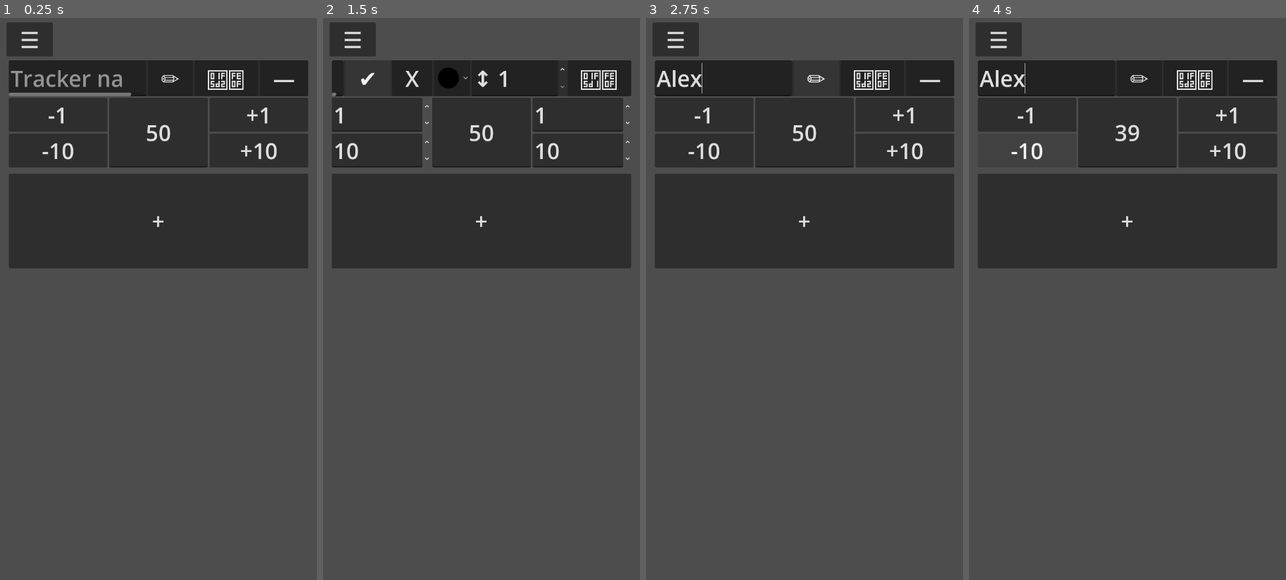
Above: before the commit, frames 1-4 (left to right).
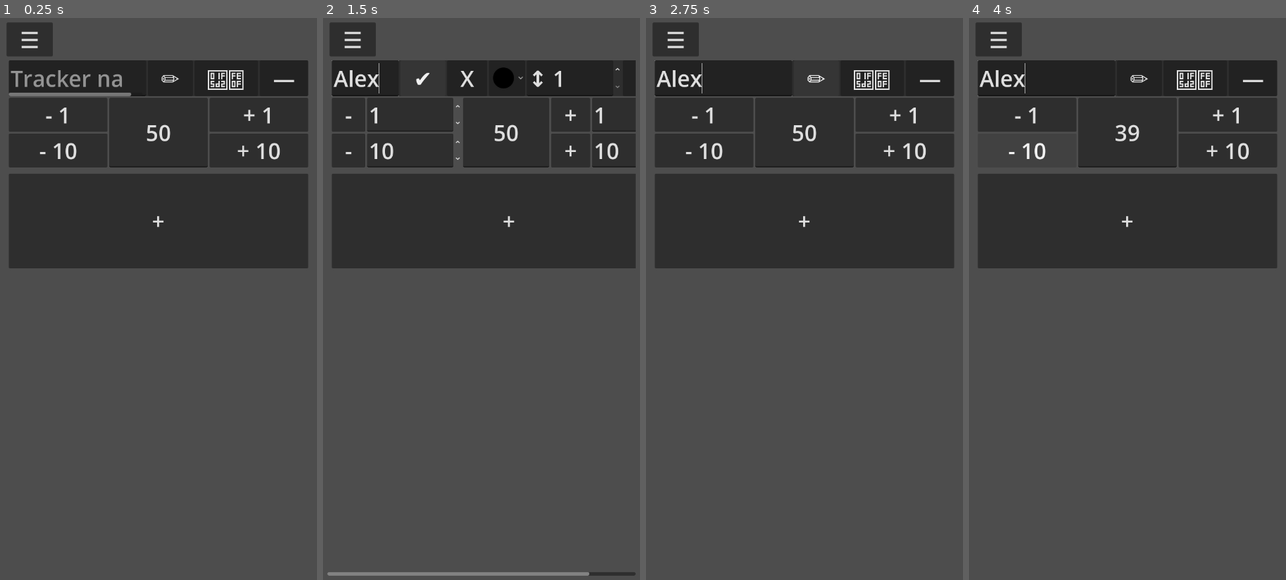
Above: after the commit, the same moments.

Repository: 4Robato/track-your-counters
Game: Godot game, scene res://UI/main.tscn
The game is run twice, just before and just after one commit, with the same random seed, the same clock (stepped at 60 frames per second) and the same inputs. The engine's default icon, where the game draws it, is replaced by a stand-in: a white triangle on a blue panel in a dark square.
Inputs (mouse positions are in pixels of both pictures, inside the frame that each line leads up to):
- Up to frame 1 (0.25 s): no input
- Up to frame 2 (1.5 s): click (399, 79) at 0.52 s; type "Alex" at 0.6 s; click "✏️" at 1.25 s
- Up to frame 3 (2.75 s): click "✔️" at 2 s
- Up to frame 4 (4 s): click "-1" (after the commit: "- 1") at 2.75 s; click (1026, 152) at 3.5 s, where only the run before the commit has a clickable "-10"

The runs differ from the first frame. In frame 1, 0.5% of the frame differs, in the area x 12-89%, y 15-26%; in frame 2, 4.4%, in the area x 1-99%, y 7-100%; in frame 3, 0.5%; in frame 4, 0.5%.

Commit message:
You can change + and - signs

Diff:
--- a/UI/color_circle.tscn
+++ /dev/null
@@ -1,25 +0,0 @@
-[gd_scene load_steps=2 format=3 uid="uid://boowltvwv440p"]
-
-[sub_resource type="StyleBoxFlat" id="StyleBoxFlat_ux681"]
-
-[node name="Color" type="TextureRect"]
-modulate = Color(1, 0, 0, 1)
-custom_minimum_size = Vector2(5, 5)
-anchors_preset = 15
-anchor_right = 1.0
-anchor_bottom = 1.0
-offset_right = -220.0
-offset_bottom = -780.0
-grow_horizontal = 2
-grow_vertical = 2
-size_flags_horizontal = 3
-size_flags_vertical = 3
-
-[node name="Panel" type="Panel" parent="."]
-layout_mode = 1
-anchors_preset = 15
-anchor_right = 1.0
-anchor_bottom = 1.0
-grow_horizontal = 2
-grow_vertical = 2
-theme_override_styles/panel = SubResource("StyleBoxFlat_ux681")
--- /dev/null
+++ b/UI/modifier_button.gd
@@ -0,0 +1,40 @@
+class_name ButtonModifier
+extends Button
+
+
+@export var value : int :
+	get:
+		return value
+	set(val):
+		value = val
+		_change_text()
+
+@export var type : BUTTON_TYPE :
+	get:
+		return type
+	set(val):
+		type = val
+		_ready()
+
+# used when editing so if you cancel it doesn't populate the true value
+var type_edit : BUTTON_TYPE
+
+enum BUTTON_TYPE {
+	PLUS,
+	MINUS
+}
+
+func _ready() -> void:
+	_change_text()
+	#to aboid initialization issues:
+	type_edit = type
+
+func _change_text():
+	match type:
+		BUTTON_TYPE.PLUS:
+			text = "+ "
+		BUTTON_TYPE.MINUS:
+			text = "- "
+		_:
+			text = "+ "
+	text += str(value)
--- /dev/null
+++ b/UI/modifier_button.tscn
@@ -0,0 +1,12 @@
+[gd_scene load_steps=3 format=3 uid="uid://e2x30fu47nye"]
+
+[ext_resource type="Theme" uid="uid://cbwkyl6gws1s2" path="res://themes/text.tres" id="1_4j2b0"]
+[ext_resource type="Script" uid="uid://dg5lkhblv7ces" path="res://UI/modifier_button.gd" id="2_mwfwo"]
+
+[node name="ButtonModifier" type="Button"]
+size_flags_vertical = 3
+focus_mode = 0
+mouse_filter = 1
+theme = ExtResource("1_4j2b0")
+text = "-/+ num"
+script = ExtResource("2_mwfwo")
--- a/UI/tracker.gd
+++ b/UI/tracker.gd
@@ -4,10 +4,10 @@
 @onready var panel_container: PanelContainer = $VBoxContainer/PanelContainer
 @onready var tracker_name: TextEdit = $VBoxContainer/PanelContainer/HBoxContainer/TrackerName
 
-@onready var minus_10: Button = $VBoxContainer/HBoxContainer/minus/minus10
-@onready var minus_1: Button = $VBoxContainer/HBoxContainer/minus/minus1
-@onready var plus_10: Button = $VBoxContainer/HBoxContainer/plus/plus10
-@onready var plus_1: Button = $VBoxContainer/HBoxContainer/plus/plus1
+@onready var minus_1: ButtonModifier = $VBoxContainer/HBoxContainer/minus/minus1
+@onready var minus_2: ButtonModifier = $VBoxContainer/HBoxContainer/minus/minus2
+@onready var plus_1: ButtonModifier = $VBoxContainer/HBoxContainer/plus/plus1
+@onready var plus_2: ButtonModifier = $VBoxContainer/HBoxContainer/plus/plus2
 
 @onready var edit: Button = $VBoxContainer/PanelContainer/HBoxContainer/Edit
 @onready var location: SpinBox = $VBoxContainer/PanelContainer/HBoxContainer/Location
@@ -18,10 +18,20 @@
 @onready var h_box_container: HBoxContainer = $VBoxContainer/HBoxContainer
 @onready var tracker_value: LineEdit = $VBoxContainer/HBoxContainer/TrackerValue
 
-@onready var line_editm_1: SpinBox = $VBoxContainer/HBoxContainer/minus/LineEditm1
-@onready var line_editm_2: SpinBox = $VBoxContainer/HBoxContainer/minus/LineEditm2
-@onready var line_editp_1: SpinBox = $VBoxContainer/HBoxContainer/plus/LineEditp1
-@onready var line_editp_2: SpinBox = $VBoxContainer/HBoxContainer/plus/LineEditp2
+@onready var h_box_line_editm_1: HBoxContainer = $VBoxContainer/HBoxContainer/minus/HBoxLineEditm1
+@onready var h_box_line_editm_2: HBoxContainer = $VBoxContainer/HBoxContainer/minus/HBoxLineEditm2
+@onready var h_box_line_editp_1: HBoxContainer = $VBoxContainer/HBoxContainer/plus/HBoxLineEditp1
+@onready var h_box_line_editp_2: HBoxContainer = $VBoxContainer/HBoxContainer/plus/HBoxLineEditp2
+
+@onready var button_line_editm_1: Button = $VBoxContainer/HBoxContainer/minus/HBoxLineEditm1/ButtonLineEditm1
+@onready var button_line_editm_2: Button = $VBoxContainer/HBoxContainer/minus/HBoxLineEditm2/ButtonLineEditm2
+@onready var button_line_editp_1: Button = $VBoxContainer/HBoxContainer/plus/HBoxLineEditp1/ButtonLineEditp1
+@onready var button_line_editp_2: Button = $VBoxContainer/HBoxContainer/plus/HBoxLineEditp2/ButtonLineEditp2
+
+@onready var line_editm_1: SpinBox = $VBoxContainer/HBoxContainer/minus/HBoxLineEditm1/LineEditm1
+@onready var line_editm_2: SpinBox = $VBoxContainer/HBoxContainer/minus/HBoxLineEditm2/LineEditm2
+@onready var line_editp_1: SpinBox = $VBoxContainer/HBoxContainer/plus/HBoxLineEditp1/LineEditp1
+@onready var line_editp_2: SpinBox = $VBoxContainer/HBoxContainer/plus/HBoxLineEditp2/LineEditp2
 
 @onready var color_button: OptionButton = $VBoxContainer/PanelContainer/HBoxContainer/ColorButton
 @onready var notes_button: Button = $VBoxContainer/PanelContainer/HBoxContainer/NotesButton
@@ -45,39 +55,45 @@
 var color_selected : int = 0
 
 func _ready() -> void:
-	_buttons_names()
-
-	line_editm_1.value = minus_low
-	line_editm_2.value = minus_high
-	line_editp_1.value = plus_low
-	line_editp_2.value = plus_high
+	#_buttons_names()
+
+	line_editm_1.value = minus_1.value
+	line_editm_2.value = minus_2.value
+	line_editp_1.value = plus_1.value
+	line_editp_2.value = plus_2.value
 
 	color_button.select(0)
-
-func _buttons_names():
-	minus_1.text = "-"+str(minus_low)
-	minus_10.text = "-"+str(minus_high)
-	plus_1.text = "+"+str(plus_low)
-	plus_10.text = "+"+str(plus_high)
 
 func _on_minus_1_pressed() -> void:
 	var tracker_value_int : int = int(tracker_value.text)
-	tracker_value_int -= minus_low
+	if minus_1.type == minus_1.BUTTON_TYPE.MINUS:
+		tracker_value_int -= minus_1.value
+	else:
+		tracker_value_int += minus_1.value
 	tracker_value.text = str(tracker_value_int)
 
-func _on_minus_10_pressed() -> void:
+func _on_minus_2_pressed() -> void:
 	var tracker_value_int : int = int(tracker_value.text)
-	tracker_value_int -= minus_high
+	if minus_2.type == minus_2.BUTTON_TYPE.MINUS:
+		tracker_value_int -= minus_2.value
+	else:
+		tracker_value_int += minus_2.value
 	tracker_value.text = str(tracker_value_int)
 
 func _on_plus_1_pressed() -> void:
 	var tracker_value_int : int = int(tracker_value.text)
-	tracker_value_int += plus_low
+	if plus_1.type == plus_1.BUTTON_TYPE.MINUS:
+		tracker_value_int -= plus_1.value
+	else:
+		tracker_value_int += plus_1.value
 	tracker_value.text = str(tracker_value_int)
 
-func _on_plus_10_pressed() -> void:
+func _on_plus_2_pressed() -> void:
 	var tracker_value_int : int = int(tracker_value.text)
-	tracker_value_int += plus_high
+	if plus_2.type == plus_2.BUTTON_TYPE.MINUS:
+		tracker_value_int -= plus_2.value
+	else:
+		tracker_value_int += plus_2.value
 	tracker_value.text = str(tracker_value_int)
 
 func _on_close_pressed() -> void:
@@ -129,16 +145,17 @@
 
 	notes_button.visible = !notes_button.visible
 
-	line_editm_1.visible = !line_editm_1.visible
-	line_editm_2.visible = !line_editm_2.visible
-	line_editp_1.visible = !line_editp_1.visible
-	line_editp_2.visible = !line_editp_2.visible
-
+	h_box_line_editm_1.visible = !h_box_line_editm_1.visible
+	h_box_line_editm_2.visible = !h_box_line_editm_2.visible
+	h_box_line_editp_1.visible = !h_box_line_editp_1.visible
+	h_box_line_editp_2.visible = !h_box_line_editp_2.visible
+
+	minus_1.visible = !minus_1.visible
+	minus_2.visible = !minus_2.visible
 	plus_1.visible = !plus_1.visible
-	plus_10.visible = !plus_10.visible
-	minus_1.visible = !minus_1.visible
-	minus_10.visible = !minus_10.visible
-
+	plus_2.visible = !plus_2.visible
+
+# Edit Button
 func _on_edit_pressed() -> void:
 	_reverse_visible()
 
@@ -147,12 +164,16 @@
 
 	# this activates when you exit edit mode and you pressed the button
 	if !edit_mode:
-		minus_high = int(line_editm_2.value)
-		plus_low = int(line_editp_1.value)
-		minus_low = int(line_editm_1.value)
-		plus_high = int(line_editp_2.value)
-
-		_buttons_names()
+		# (when accept edit)
+		minus_1.value = int(line_editm_1.value)
+		minus_2.value = int(line_editm_2.value)
+		plus_1.value = int(line_editp_1.value)
+		plus_2.value = int(line_editp_2.value)
+
+		minus_1.type = minus_1.type_edit
+		minus_2.type = minus_2.type_edit
+		plus_1.type = plus_1.type_edit
+		plus_2.type = plus_2.type_edit
 
 		if location.value != get_index() + 1:
 			if location.value >= get_parent().get_child_count():
@@ -163,16 +184,50 @@
 		current_color = color_selected
 
 func _on_cancel_pressed() -> void:
-
 	_on_color_button_item_selected(current_color)
 	color_button.select(current_color)
 
 	_reverse_visible()
 
-	line_editm_1.value = minus_low
-	line_editm_2.value = minus_high
-	line_editp_1.value = plus_low
-	line_editp_2.value = plus_high
+	line_editm_1.value = minus_1.value
+	line_editm_2.value = minus_2.value
+	line_editp_1.value = plus_1.value
+	line_editp_2.value = plus_2.value
+
+	#minus_1.type_edit = minus_1.type
+	#minus_2.type_edit = minus_2.type
+	#plus_1.type_edit = plus_1.type
+	#plus_2.type_edit = plus_2.type
+
+	match minus_1.type:
+		minus_1.BUTTON_TYPE.PLUS:
+			button_line_editm_1.text = "  +  "
+		minus_1.BUTTON_TYPE.MINUS:
+			button_line_editm_1.text = "  -  "
+		_:
+			button_line_editm_1.text = "  +  "
+	match minus_2.type:
+		minus_2.BUTTON_TYPE.PLUS:
+			button_line_editm_2.text = "  +  "
+		minus_2.BUTTON_TYPE.MINUS:
+			button_line_editm_2.text = "  -  "
+		_:
+			button_line_editm_2.text = "  +  "
+	match plus_1.type:
+		plus_1.BUTTON_TYPE.PLUS:
+			button_line_editp_1.text = "  +  "
+		plus_1.BUTTON_TYPE.MINUS:
+			button_line_editp_1.text = "  -  "
+		_:
+			button_line_editp_1.text = "  +  "
+	match plus_2.type:
+		plus_2.BUTTON_TYPE.PLUS:
+			button_line_editp_2.text = "  +  "
+		plus_2.BUTTON_TYPE.MINUS:
+			button_line_editp_2.text = "  -  "
+		_:
+			button_line_editp_2.text = "  +  "
+
 
 func _on_color_button_item_selected(index: int) -> void:
 	var color_sel : Color
@@ -203,11 +258,12 @@
 
 	panel_container.add_theme_stylebox_override("panel", style_box)
 	minus_1.add_theme_stylebox_override("normal", style_box)
-	minus_10.add_theme_stylebox_override("normal", style_box)
+	minus_2.add_theme_stylebox_override("normal", style_box)
 	plus_1.add_theme_stylebox_override("normal", style_box)
-	plus_10.add_theme_stylebox_override("normal", style_box)
+	plus_2.add_theme_stylebox_override("normal", style_box)
 	tracker_value.add_theme_stylebox_override("normal", style_box)
 	#tracker_name.add_theme_stylebox_override("normal", style_box)
+	notes.add_theme_stylebox_override("normal", style_box)
 
 	line_editm_1.add_theme_stylebox_override("field_and_buttons_separator", style_box)
 	line_editm_2.add_theme_stylebox_override("field_and_buttons_separator", style_box)
@@ -218,11 +274,12 @@
 func update_font_size(text_size : int):
 	tracker_name.add_theme_font_size_override("font_size", text_size)
 	tracker_value.add_theme_font_size_override("font_size", text_size)
+	notes.add_theme_font_size_override("font_size", int(text_size/1.3))
 
 	minus_1.add_theme_font_size_override("font_size", text_size)
-	minus_10.add_theme_font_size_override("font_size", text_size)
+	minus_2.add_theme_font_size_override("font_size", text_size)
 	plus_1.add_theme_font_size_override("font_size", text_size)
-	plus_10.add_theme_font_size_override("font_size", text_size)
+	plus_2.add_theme_font_size_override("font_size", text_size)
 
 	# For SpinBox we target the internal LineEdit:
 	var line_edit : LineEdit = line_editm_1.get_line_edit()
@@ -249,7 +306,6 @@
 		var scaled_icon = get_scaled_icon(color_button.get_item_icon(id), text_size)
 		popup_color.set_item_icon(id, scaled_icon)
 
-
 func get_scaled_icon(icon: Texture2D, _size: int) -> Texture2D:
 	if icon == null:
 		return null
@@ -270,3 +326,51 @@
 		h_box_container.visible = false
 
 	notes_mode = !notes_mode
+
+func _on_button_line_editm_1_pressed() -> void:
+	match button_line_editm_1.text:
+		"  -  ":
+			button_line_editm_1.text = "  +  "
+			minus_1.type_edit = minus_1.BUTTON_TYPE.PLUS
+		"  +  ":
+			button_line_editm_1.text = "  -  "
+			minus_1.type_edit = minus_1.BUTTON_TYPE.MINUS
+		_:
+			button_line_editm_1.text = "  +  "
+			minus_1.type_edit = minus_1.BUTTON_TYPE.PLUS
+
+func _on_button_line_editm_2_pressed() -> void:
+	match button_line_editm_2.text:
+		"  -  ":
+			button_line_editm_2.text = "  +  "
+			minus_2.type_edit = minus_2.BUTTON_TYPE.PLUS
+		"  +  ":
+			button_line_editm_2.text = "  -  "
+			minus_2.type_edit = minus_2.BUTTON_TYPE.MINUS
+		_:
+			button_line_editm_2.text = "  +  "
+			minus_2.type_edit = minus_2.BUTTON_TYPE.PLUS
+
+func _on_button_line_editp_1_pressed() -> void:
+	match button_line_editp_1.text:
+		"  -  ":
+			button_line_editp_1.text = "  +  "
+			plus_1.type_edit = plus_1.BUTTON_TYPE.PLUS
+		"  +  ":
+			button_line_editp_1.text = "  -  "
+			plus_1.type_edit = plus_1.BUTTON_TYPE.MINUS
+		_:
+			button_line_editp_1.text = "  +  "
+			plus_1.type_edit = plus_1.BUTTON_TYPE.PLUS
+
+func _on_button_line_editp_2_pressed() -> void:
+	match button_line_editp_2.text:
+		"  -  ":
+			button_line_editp_2.text = "  +  "
+			plus_2.type_edit = plus_2.BUTTON_TYPE.PLUS
+		"  +  ":
+			button_line_editp_2.text = "  -  "
+			plus_2.type_edit = plus_2.BUTTON_TYPE.MINUS
+		_:
+			button_line_editp_2.text = "  +  "
+			plus_2.type_edit = plus_2.BUTTON_TYPE.PLUS
--- a/UI/tracker.tscn
+++ b/UI/tracker.tscn
@@ -11,6 +11,7 @@
 [ext_resource type="Texture2D" uid="uid://hvhuhqjj0j62" path="res://assets/green_color.svg" id="9_l5bkf"]
 [ext_resource type="Texture2D" uid="uid://dnerf08qy2u0u" path="res://assets/brown_color.svg" id="10_r0h07"]
 [ext_resource type="Texture2D" uid="uid://dv7hnufx0pkg1" path="res://assets/orange_color.svg" id="11_gnopk"]
+[ext_resource type="PackedScene" uid="uid://e2x30fu47nye" path="res://UI/modifier_button.tscn" id="12_kmwt8"]
 
 [node name="tracker" type="MarginContainer"]
 anchors_preset = 15
@@ -142,38 +143,53 @@
 layout_mode = 2
 size_flags_horizontal = 3
 
-[node name="LineEditm1" type="SpinBox" parent="VBoxContainer/HBoxContainer/minus"]
-visible = false
-layout_mode = 2
-size_flags_vertical = 3
-theme = ExtResource("2_oxxdj")
-rounded = true
-select_all_on_focus = true
-
-[node name="LineEditm2" type="SpinBox" parent="VBoxContainer/HBoxContainer/minus"]
-visible = false
-layout_mode = 2
-size_flags_vertical = 3
-theme = ExtResource("2_oxxdj")
-rounded = true
-select_all_on_focus = true
-
-[node name="minus1" type="Button" parent="VBoxContainer/HBoxContainer/minus"]
-layout_mode = 2
-size_flags_vertical = 3
-focus_mode = 0
-mouse_filter = 1
-theme = ExtResource("2_oxxdj")
-text = "-1"
-
-[node name="minus10" type="Button" parent="VBoxContainer/HBoxContainer/minus"]
-layout_mode = 2
-size_flags_vertical = 3
-focus_mode = 0
-mouse_filter = 1
-theme = ExtResource("2_oxxdj")
-text = "-10
-"
+[node name="HBoxLineEditm1" type="HBoxContainer" parent="VBoxContainer/HBoxContainer/minus"]
+visible = false
+layout_mode = 2
+alignment = 1
+
+[node name="ButtonLineEditm1" type="Button" parent="VBoxContainer/HBoxContainer/minus/HBoxLineEditm1"]
+layout_mode = 2
+mouse_filter = 1
+theme = ExtResource("2_oxxdj")
+text = "  -  "
+
+[node name="LineEditm1" type="SpinBox" parent="VBoxContainer/HBoxContainer/minus/HBoxLineEditm1"]
+layout_mode = 2
+size_flags_horizontal = 3
+size_flags_vertical = 3
+theme = ExtResource("2_oxxdj")
+rounded = true
+select_all_on_focus = true
+
+[node name="HBoxLineEditm2" type="HBoxContainer" parent="VBoxContainer/HBoxContainer/minus"]
+visible = false
+layout_mode = 2
+alignment = 1
+
+[node name="ButtonLineEditm2" type="Button" parent="VBoxContainer/HBoxContainer/minus/HBoxLineEditm2"]
+layout_mode = 2
+mouse_filter = 1
+theme = ExtResource("2_oxxdj")
+text = "  -  "
+
+[node name="LineEditm2" type="SpinBox" parent="VBoxContainer/HBoxContainer/minus/HBoxLineEditm2"]
+layout_mode = 2
+size_flags_horizontal = 3
+size_flags_vertical = 3
+theme = ExtResource("2_oxxdj")
+rounded = true
+select_all_on_focus = true
+
+[node name="minus1" parent="VBoxContainer/HBoxContainer/minus" instance=ExtResource("12_kmwt8")]
+layout_mode = 2
+value = 1
+type = 1
+
+[node name="minus2" parent="VBoxContainer/HBoxContainer/minus" instance=ExtResource("12_kmwt8")]
+layout_mode = 2
+value = 10
+type = 1
 
 [node name="TrackerValue" type="LineEdit" parent="VBoxContainer/HBoxContainer"]
 layout_mode = 2
@@ -191,37 +207,45 @@
 layout_mode = 2
 size_flags_horizontal = 3
 
-[node name="LineEditp1" type="SpinBox" parent="VBoxContainer/HBoxContainer/plus"]
-visible = false
-layout_mode = 2
-size_flags_vertical = 3
-theme = ExtResource("2_oxxdj")
-rounded = true
-select_all_on_focus = true
-
-[node name="LineEditp2" type="SpinBox" parent="VBoxContainer/HBoxContainer/plus"]
-visible = false
-layout_mode = 2
-size_flags_vertical = 3
-theme = ExtResource("2_oxxdj")
-rounded = true
-select_all_on_focus = true
-
-[node name="plus1" type="Button" parent="VBoxContainer/HBoxContainer/plus"]
-layout_mode = 2
-size_flags_vertical = 3
-focus_mode = 0
-mouse_filter = 1
-theme = ExtResource("2_oxxdj")
-text = "+1"
-
-[node name="plus10" type="Button" parent="VBoxContainer/HBoxContainer/plus"]
-layout_mode = 2
-size_flags_vertical = 3
-focus_mode = 0
-mouse_filter = 1
-theme = ExtResource("2_oxxdj")
-text = "+10"
+[node name="HBoxLineEditp1" type="HBoxContainer" parent="VBoxContainer/HBoxContainer/plus"]
+visible = false
+layout_mode = 2
+
+[node name="ButtonLineEditp1" type="Button" parent="VBoxContainer/HBoxContainer/plus/HBoxLineEditp1"]
+layout_mode = 2
+text = "  +  "
+
+[node name="LineEditp1" type="SpinBox" parent="VBoxContainer/HBoxContainer/plus/HBoxLineEditp1"]
+layout_mode = 2
+size_flags_horizontal = 3
+size_flags_vertical = 3
+theme = ExtResource("2_oxxdj")
+rounded = true
+select_all_on_focus = true
+
+[node name="HBoxLineEditp2" type="HBoxContainer" parent="VBoxContainer/HBoxContainer/plus"]
+visible = false
+layout_mode = 2
+
+[node name="ButtonLineEditp2" type="Button" parent="VBoxContainer/HBoxContainer/plus/HBoxLineEditp2"]
+layout_mode = 2
+text = "  +  "
+
+[node name="LineEditp2" type="SpinBox" parent="VBoxContainer/HBoxContainer/plus/HBoxLineEditp2"]
+layout_mode = 2
+size_flags_horizontal = 3
+size_flags_vertical = 3
+theme = ExtResource("2_oxxdj")
+rounded = true
+select_all_on_focus = true
+
+[node name="plus1" parent="VBoxContainer/HBoxContainer/plus" instance=ExtResource("12_kmwt8")]
+layout_mode = 2
+value = 1
+
+[node name="plus2" parent="VBoxContainer/HBoxContainer/plus" instance=ExtResource("12_kmwt8")]
+layout_mode = 2
+value = 10
 
 [connection signal="pressed" from="VBoxContainer/PanelContainer/HBoxContainer/Edit" to="." method="_on_edit_pressed"]
 [connection signal="pressed" from="VBoxContainer/PanelContainer/HBoxContainer/NotesButton" to="." method="_on_notes_button_pressed"]
@@ -229,8 +253,12 @@
 [connection signal="item_selected" from="VBoxContainer/PanelContainer/HBoxContainer/ColorButton" to="." method="_on_color_button_item_selected"]
 [connection signal="pressed" from="VBoxContainer/PanelContainer/HBoxContainer/minimize" to="." method="_on_minimize_pressed"]
 [connection signal="pressed" from="VBoxContainer/PanelContainer/HBoxContainer/close" to="." method="_on_close_pressed"]
+[connection signal="pressed" from="VBoxContainer/HBoxContainer/minus/HBoxLineEditm1/ButtonLineEditm1" to="." method="_on_button_line_editm_1_pressed"]
+[connection signal="pressed" from="VBoxContainer/HBoxContainer/minus/HBoxLineEditm2/ButtonLineEditm2" to="." method="_on_button_line_editm_2_pressed"]
 [connection signal="pressed" from="VBoxContainer/HBoxContainer/minus/minus1" to="." method="_on_minus_1_pressed"]
-[connection signal="pressed" from="VBoxContainer/HBoxContainer/minus/minus10" to="." method="_on_minus_10_pressed"]
+[connection signal="pressed" from="VBoxContainer/HBoxContainer/minus/minus2" to="." method="_on_minus_2_pressed"]
 [connection signal="text_submitted" from="VBoxContainer/HBoxContainer/TrackerValue" to="." method="_on_tracker_value_text_submitted"]
+[connection signal="pressed" from="VBoxContainer/HBoxContainer/plus/HBoxLineEditp1/ButtonLineEditp1" to="." method="_on_button_line_editp_1_pressed"]
+[connection signal="pressed" from="VBoxContainer/HBoxContainer/plus/HBoxLineEditp2/ButtonLineEditp2" to="." method="_on_button_line_editp_2_pressed"]
 [connection signal="pressed" from="VBoxContainer/HBoxContainer/plus/plus1" to="." method="_on_plus_1_pressed"]
-[connection signal="pressed" from="VBoxContainer/HBoxContainer/plus/plus10" to="." method="_on_plus_10_pressed"]
+[connection signal="pressed" from="VBoxContainer/HBoxContainer/plus/plus2" to="." method="_on_plus_2_pressed"]
Not shown, added: UI/modifier_button.gd.uid
Not shown: 1 places in UI/tracker.tscn that only renumber resources
